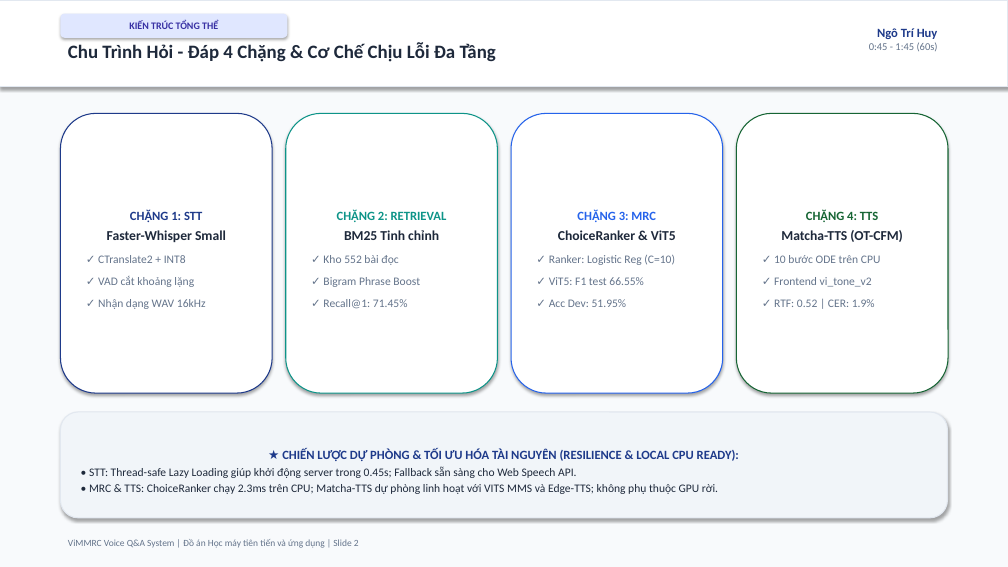
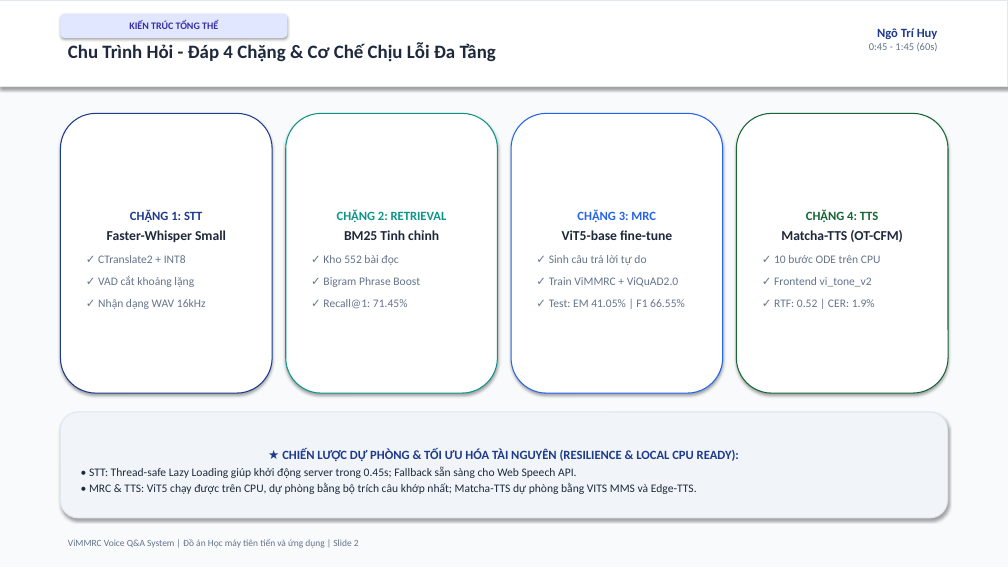
Before and after one commit to ngohuy04022000/vimmrc-qa-voice, a slide deck: slide 2 of docs/ViMMRC_Presentation_5min.pptx. Drawn at 1008x567 pixels with LibreOffice and Linux fonts; fonts in the diff are those of the drawing. Boxes give left, top, right and bottom in pixels: in the first picture for what was removed or moved away, otherwise in the second. Text is boxed around its words. In the diff, an @@ line names an element or a change of style, - is before the commit and + after.

```diff
--- a/docs/ViMMRC_Presentation_5min.pptx
+++ b/docs/ViMMRC_Presentation_5min.pptx
@@ text in rounded rectangle at (549, 230, 685, 307): text changed @@
-ChoiceRanker & ViT5
-✓ Ranker: Logistic Reg (C=10)
-✓ ViT5: F1 test 66.55%
-✓ Acc Dev: 51.95%
+ViT5-base fine-tune
+✓ Sinh câu trả lời tự do
+✓ Train ViMMRC + ViQuAD2.0
+✓ Test: EM 41.05% | F1 66.55%
@@ text in rounded rectangle at (89, 483, 697, 494): text changed @@
-• MRC & TTS: ChoiceRanker chạy 2.3ms trên CPU; Matcha-TTS dự phòng linh hoạt với VITS MMS và Edge-TTS; không phụ thuộc GPU rời.
+• MRC & TTS: ViT5 chạy được trên CPU, dự phòng bằng bộ trích câu khớp nhất; Matcha-TTS dự phòng bằng VITS MMS và Edge-TTS.
```
Also in this commit, not shown: 4 other slides changed, 17 other files.
